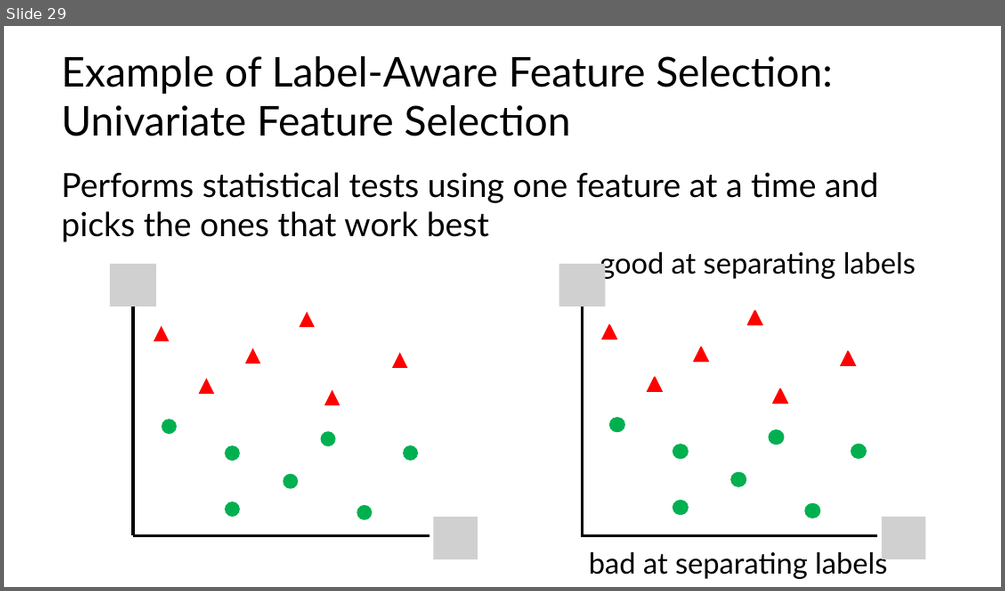
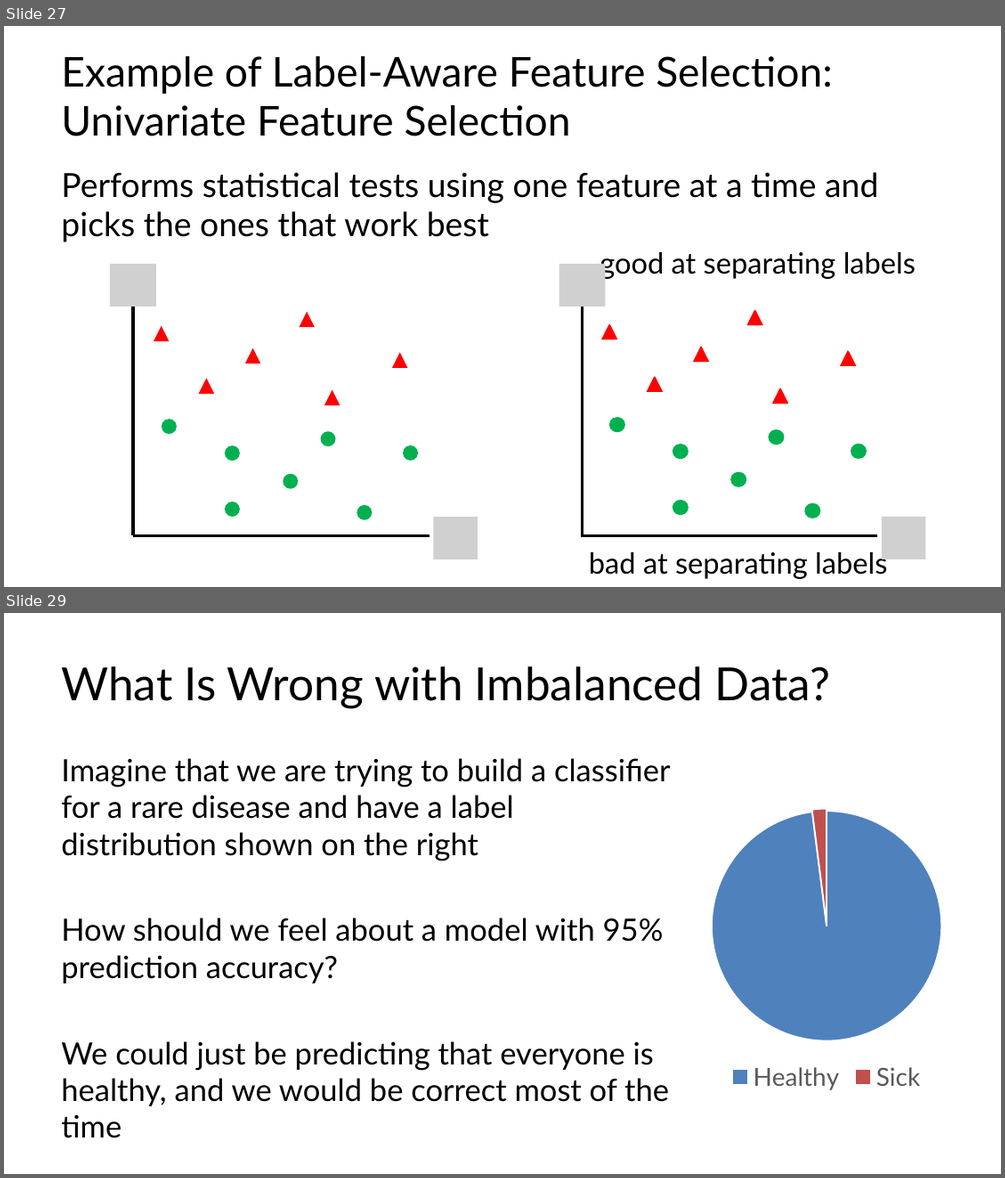
Before and after one commit to C4M-UofT/C4M-UofT.github.io, a slide deck: lectures/winter/6_ml_workflow/MachineLearning_tutorial.pptx. Shown one above the other, each under a label of ours: slide 29 before the commit, slides 27 and 29 after it; the slides between them are not shown. The pictures are 1005x591 and 1005x1178 pixels, drawn with LibreOffice and Linux fonts; fonts in the diff are those of the drawing; grey boxes stand for pictures. Boxes give left, top, right and bottom in pixels: in the first picture for what was removed or moved away, otherwise in the second. Text is boxed around its words. In the diff, an @@ line names an element or a change of style, - is before the commit and + after.

```diff
--- a/lectures/winter/6_ml_workflow/MachineLearning_tutorial.pptx
+++ b/lectures/winter/6_ml_workflow/MachineLearning_tutorial.pptx
@@ slide 29 added at bbox=[4, 613, 1001, 1174], background #FFFFFF @@
@@ title added at bbox=[61, 666, 830, 709], 44 pt, text #000000 @@
+What Is Wrong with Imbalanced Data?
@@ text added at bbox=[61, 758, 671, 1138], 29.6 pt, text #000000 @@
+Imagine that we are trying to build a classifier for a rare disease and have a label distribution shown on the right
+How should we feel about a model with 95% prediction accuracy?
+We could just be predicting that everyone is healthy, and we would be correct most of the time
@@ pie chart added at bbox=[683, 798, 970, 1097] @@
+categories: Healthy, Sick
+Series 1: 98, 2
@@ what was slide 29 is now slide 27 @@
```
Also in this commit, not shown: 17 slides changed, 8 other slides added, 5 slides removed, 8 other files.
